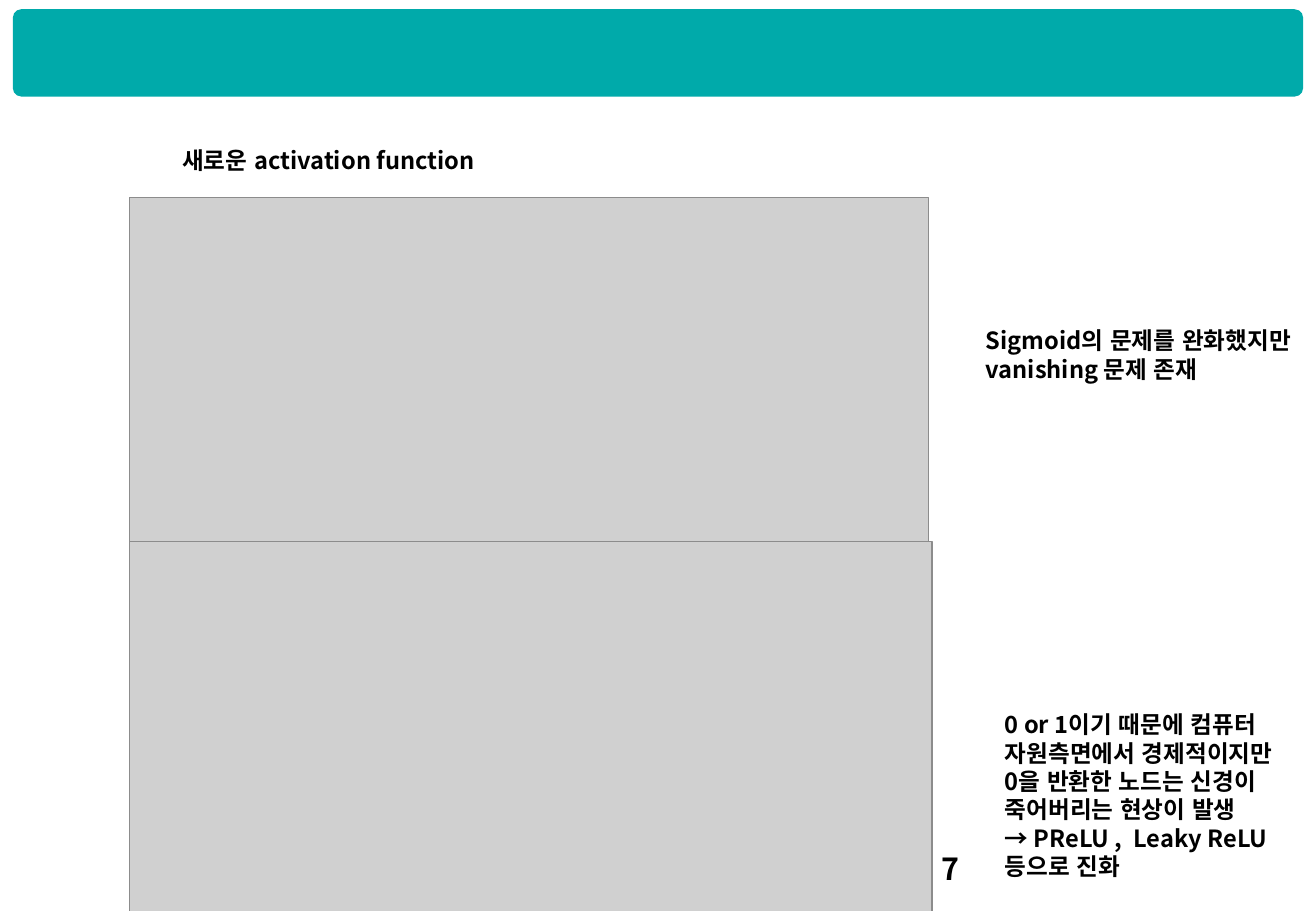
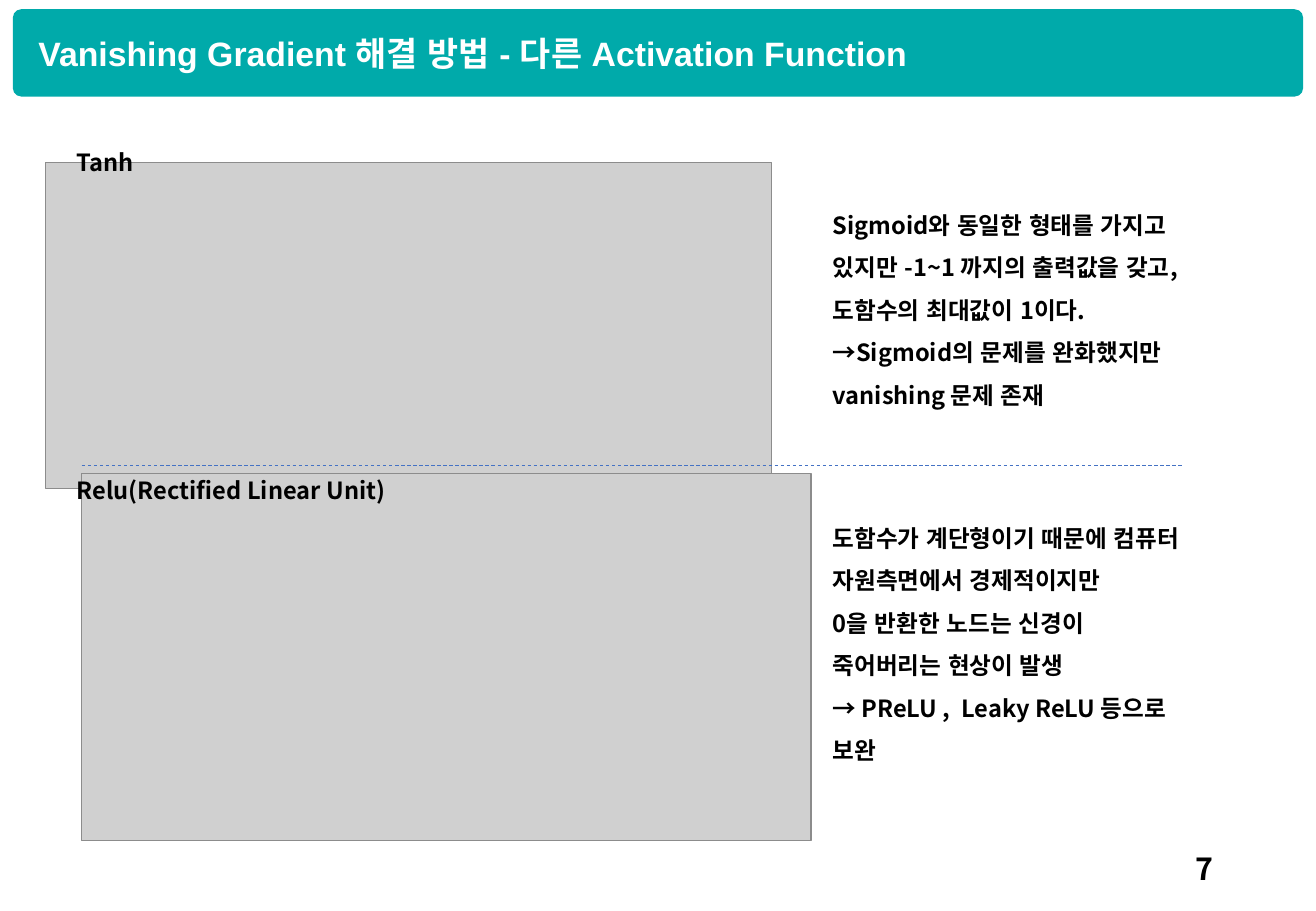
Before and after one commit to HyunQQ/analysis, a slide deck: slide 8 of dnn/dnn_hyunq.pptx. Drawn at 1316x911 pixels with LibreOffice and Linux fonts; fonts in the diff are those of the drawing; grey boxes stand for pictures. Boxes give left, top, right and bottom in pixels: in the first picture for what was removed or moved away, otherwise in the second. Text is boxed around its words. In the diff, an @@ line names an element or a change of style, - is before the commit and + after.

```diff
--- a/dnn/dnn_hyunq.pptx
+++ b/dnn/dnn_hyunq.pptx
@@ text added at (38,37,906,73), 20 pt, text #FFFFFF, bold @@
+Vanishing Gradient 해결 방법 - 다른 Activation Function
@@ text added at (77,147,134,172), 14 pt, text #000000, bold @@
+Tanh
@@ text removed at (182,149,475,171) @@
-새로운 activation function
@@ picture: place and size @@
-picture at (130,197,928,557)
+picture at (46,163,773,490)
@@ text at (833,214,1177,410): text changed @@
-Sigmoid의 문제를 완화했지만 vanishing 문제 존재
+Sigmoid와 동일한 형태를 가지고 있지만 -1~1 까지의 출력값을 갖고, 도함수의 최대값이 1이다.
+→Sigmoid의 문제를 완화했지만 vanishing 문제 존재
@@ text added at (77,475,385,505), 14 pt, text #000000, bold @@
+Relu(Rectified Linear Unit)
@@ picture: place and size @@
-picture at (130,542,932,911)
+picture at (81,474,811,841)
@@ line added from (81, 465) to (1185, 465), #4472C4 0.5 pt dashed @@
@@ text "도함수가 계단형이기 때문에 컴퓨터 자원측면에서 ...": place and size @@
-text "도함수가 계단형이기 때문에 컴퓨터 자원측면에서 ..." at (1005,713,1273,877)
+text "도함수가 계단형이기 때문에 컴퓨터 자원측면에서 ..." at (833,527,1179,761)
@@ text at (833,527,1179,591): text changed @@
-0 or 1이기 때문에 컴퓨터 자원측면에서 경제적이지만
+도함수가 계단형이기 때문에 컴퓨터 자원측면에서 경제적이지만
@@ text at (833,612,1084,676): line spacing 1 to 1.5 @@
@@ text at (833,697,1166,761): text changed @@
-→ PReLU , Leaky ReLU 등으로 진화
+→ PReLU , Leaky ReLU 등으로 보완
@@ page number at (1196,857,1214,880): alignment left to right @@
```
Also in this commit, not shown: 8 other slides changed, 5 slides added, 2 slides removed, 1 other file.
